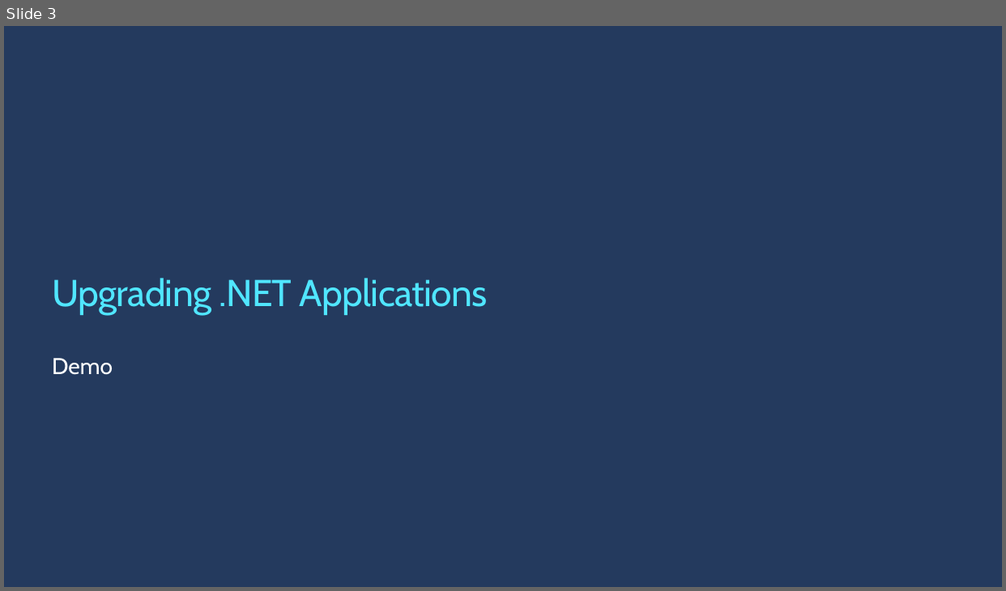
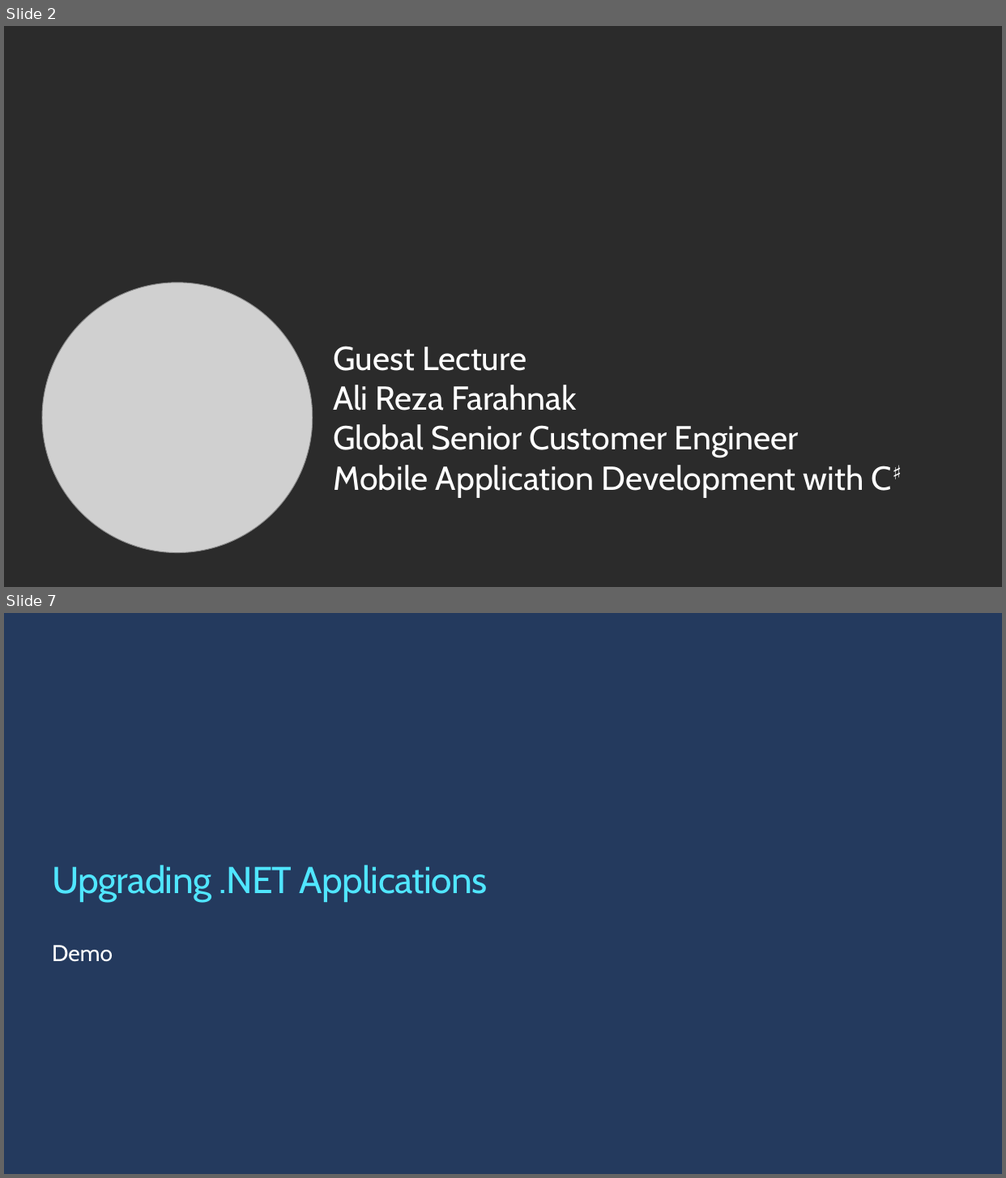
Before and after one commit to ondfisk/BDSA2021, a slide deck: Slides/Lecture10 - Mobile and Desktop Applications with C#.pptx. Shown one above the other, each under a label of ours: slide 3 before the commit, slides 2 and 7 after it; the slides between them are not shown. The pictures are 1006x591 and 1006x1178 pixels, drawn with LibreOffice and Linux fonts; fonts in the diff are those of the drawing; grey boxes stand for pictures; background and template pictures are left out; a plain dark background stands for a picture behind light text. Boxes give left, top, right and bottom in pixels: in the first picture for what was removed or moved away, otherwise in the second. Text is boxed around its words. In the diff, an @@ line names an element or a change of style, - is before the commit and + after.

```diff
--- a/Slides/Lecture10 - Mobile and Desktop Applications with C#.pptx
+++ b/Slides/Lecture10 - Mobile and Desktop Applications with C#.pptx
@@ slide 2 added at [4,26,1002,587], background picture (left out) @@
@@ picture added at [42,283,313,553] @@
@@ text added at [333,346,892,497], 32 pt, text #FFFFFF @@
+Guest Lecture
+Ali Reza Farahnak
+Global Senior Customer Engineer
+Mobile Application Development with C♯
@@ what was slide 3 is now slide 7 @@
```
Also in this commit, not shown: 1 slide changed, 3 other slides added.
